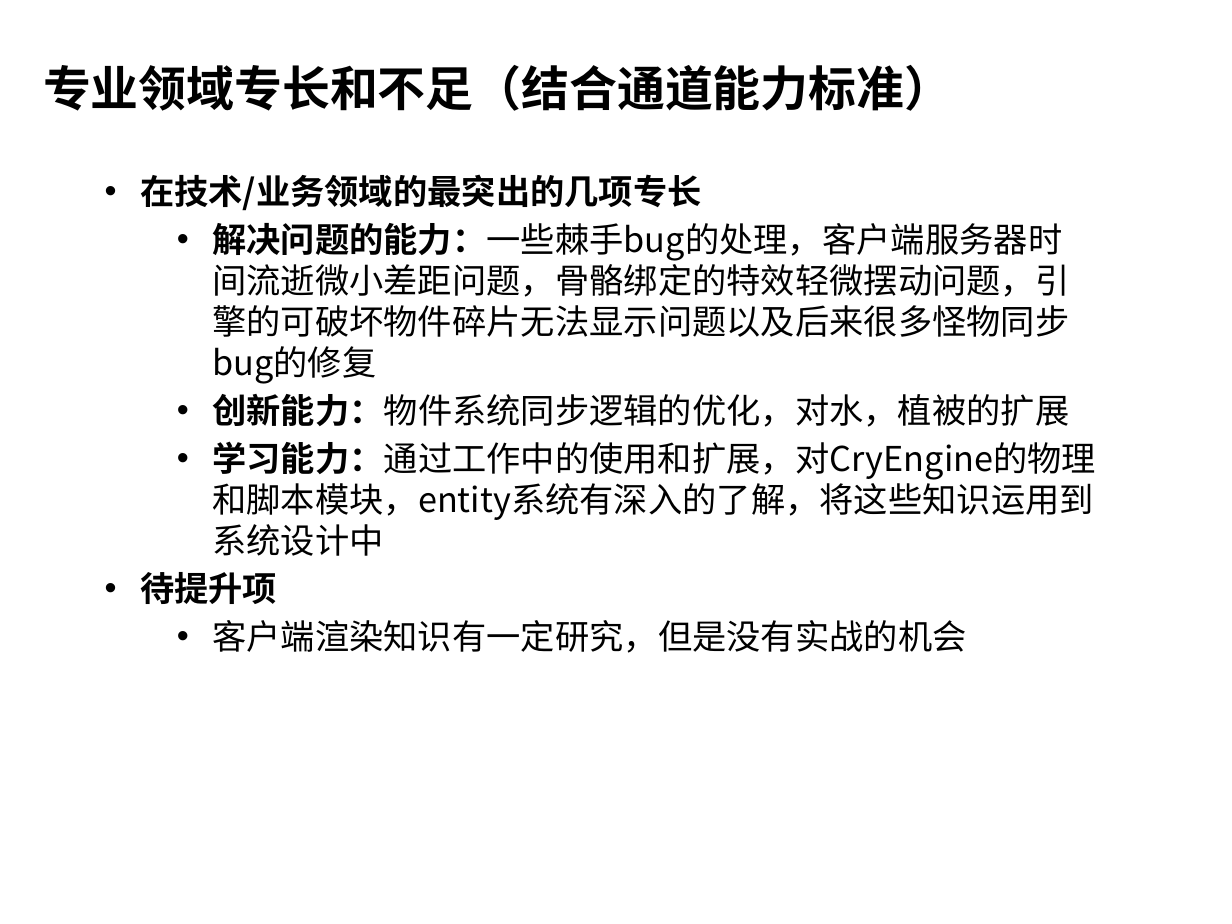
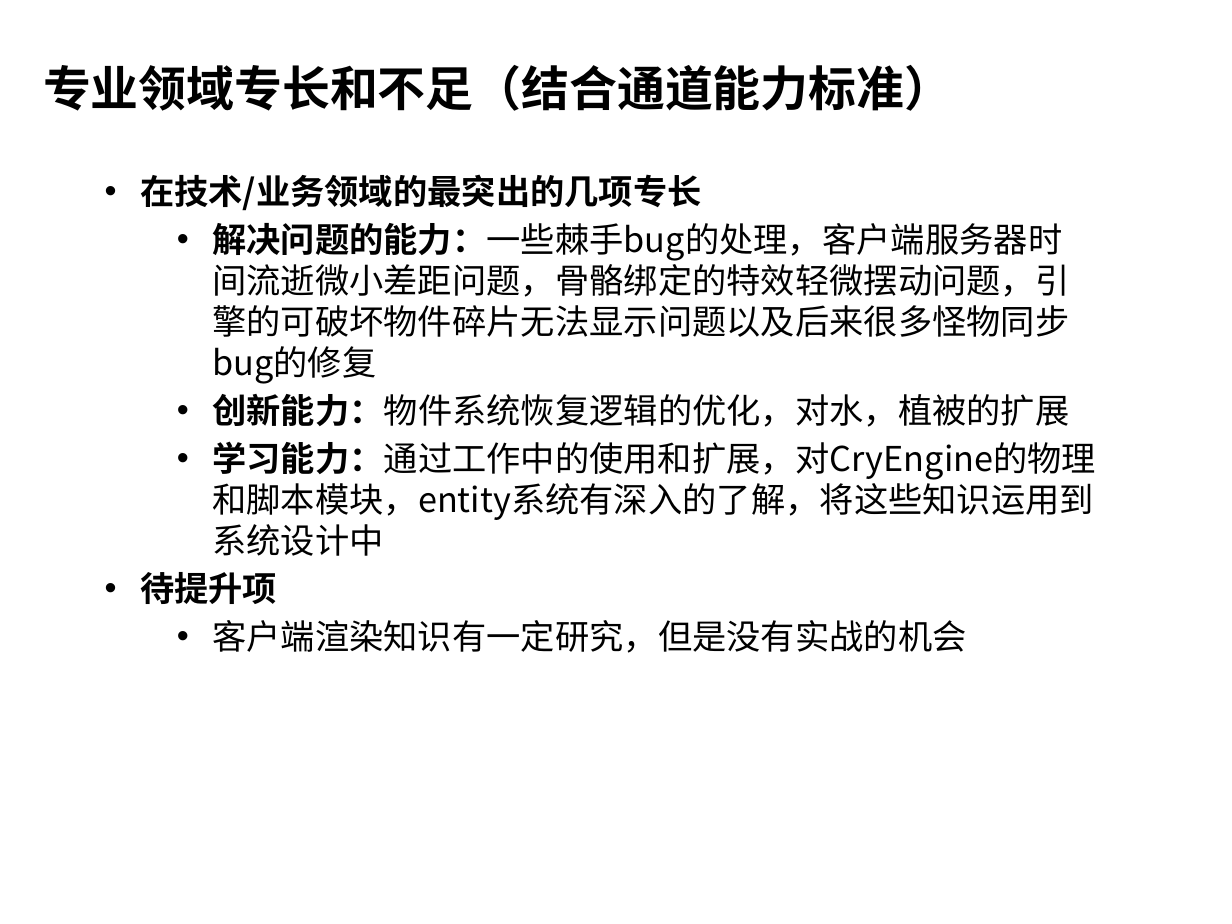
Before and after one commit to henryfung01/StreetFighter, a slide deck: slide 27 of Doc/whitebai.pptx (slide 20 before the commit). Drawn at 1232x924 pixels with LibreOffice and Linux fonts; fonts in the diff are those of the drawing; background and template pictures are left out. Boxes give left, top, right and bottom in pixels: in the first picture for what was removed or moved away, otherwise in the second. Text is boxed around its words. In the diff, an @@ line names an element or a change of style, - is before the commit and + after.

```diff
--- a/Doc/whitebai.pptx
+++ b/Doc/whitebai.pptx
@@ text at box(212, 394, 1069, 427): text changed @@
-    • 创新能力：物件系统同步逻辑的优化，对水，植被的扩展
+    • 创新能力：物件系统恢复逻辑的优化，对水，植被的扩展
```
Also in this commit, not shown: 10 other slides changed, 14 slides added, 7 slides removed, 7 other files.
